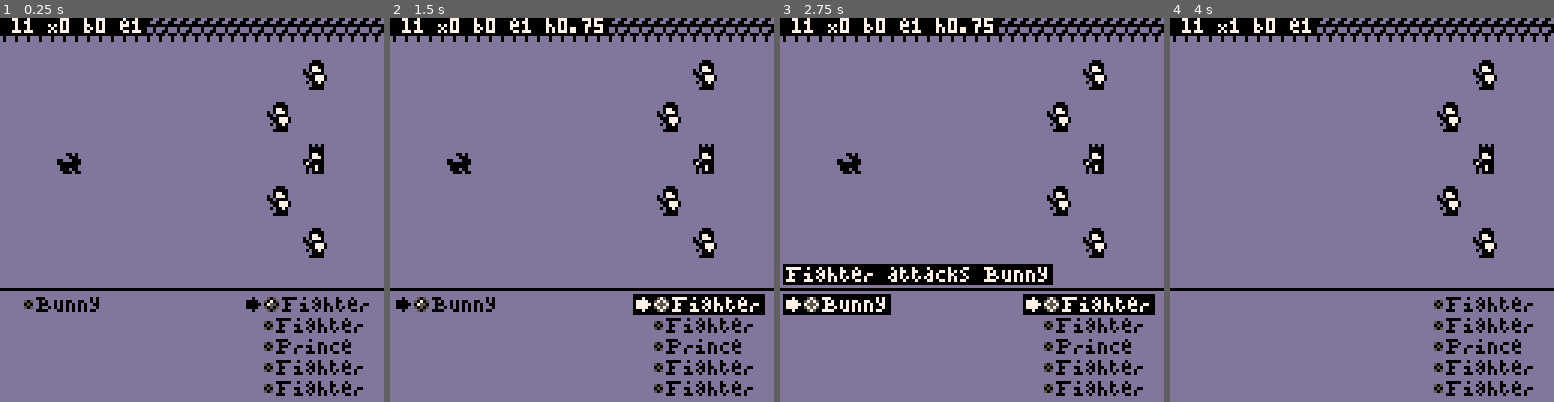
Above: before the commit, frames 1-4 (left to right).
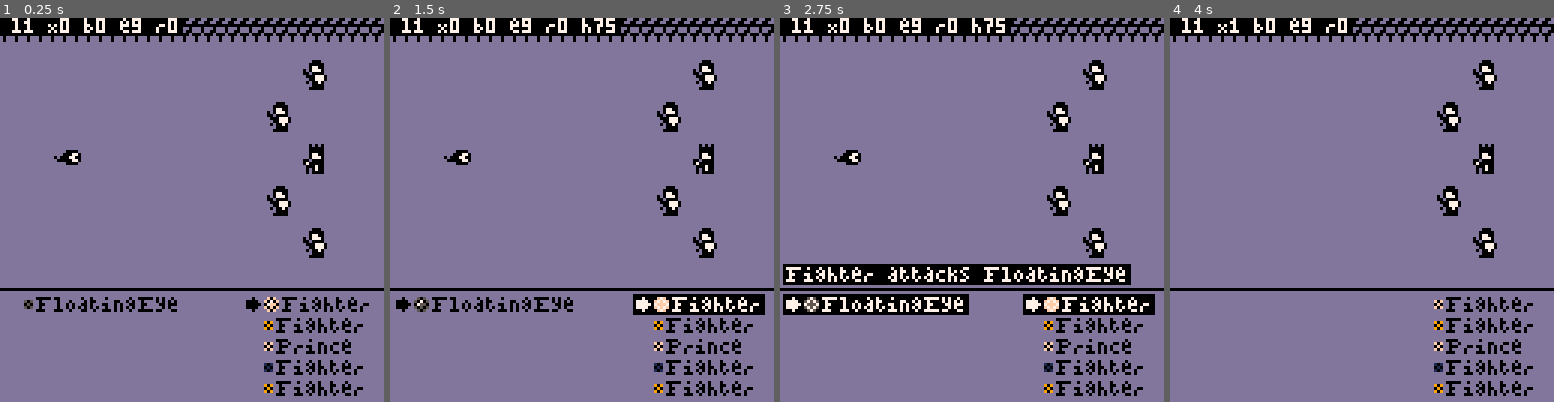
Above: after the commit, the same moments.

Repository: JohnAdamZiolkowski/Pico8-Hive
Game: PICO-8 cartridge prince/prince.p8
Same seed, same stepped clock (60 frames per second), same inputs: the game is played once before the commit and once after it.
Inputs:
- Up to frame 1 (0.25 s): no input
- Up to frame 2 (1.5 s): tap X (X key) at 0.33, 1.07 s; tap O (Z key) at 0.7 s
- Up to frame 3 (2.75 s): hold Right 1.6-2.1 s; tap O (Z key) at 1.7, 2.1, 2.5 s; tap X (X key) at 1.85 s; hold Up 2.15-2.42 s; hold Right from 2.47 s (still down)
- Up to frame 4 (4 s): tap O (Z key) at 2.9, 3.3, 3.7 s; tap X (X key) at 2.97 s; release Right at 3.03 s; hold Left 3.08-3.58 s; hold Down 3.63-3.97 s

The runs differ from the first frame. In frame 1, 1.3% of the frame differs, in the area x 11-73%, y 0-98%; in frame 2, 1.4%; in frame 3, 3.5%, in the area x 13-92%, y 0-98%; in frame 4, 0.4%.

Commit message:
keep a record of the player's luck and draw it with other stats

Diff:
--- a/prince/prince.p8
+++ b/prince/prince.p8
@@ -169,7 +169,7 @@
 	{i=7, n="^rand ^elem",
 	 o={"0", "4", "8", "10"},
  	v={1, 5, 9, 11},
-	 s=1},
+	 s=3},
 	{i=8, n="^rand ^enemy",
 	 o={"^off", "^on"},
  	v={false, true},
@@ -181,7 +181,7 @@
 	{i=10, n="^game over",
 	 o={"^new", "^cont."},
  	v={false, true},
-	 s=1}//2},
+	 s=2},
 }
 
 function set_up_settings()
@@ -470,6 +470,7 @@
  arena.party.score = 0
  arena.party.battles = 0
  arena.party.level = 1
+ arena.party.luck = 0
  if random_level then
   arena.party.level = rnd_int(1,#levels)
   if arena.party.level > 1 then
@@ -694,11 +695,12 @@
  	assert(target)
 
   local hit
+  local chance = get_hit_chance(attacker, target)
   if hit_chance != "on" then
    hit = hit_chance
   else
-   local chance = get_hit_chance(attacker, target)
    hit = rnd(1) < chance
+
    if is_prince(attacker.i) then
     if hit and turn==arena.party then
      //prince changes element
@@ -711,6 +713,21 @@
     end
    end
   end
+
+  if turn == arena.party then
+   if chance > 0.5 and not hit then
+    arena.party.luck -= chance-0.5
+   elseif chance < 0.5 and hit then
+    arena.party.luck += 0.5-chance
+   end
+  else
+   if chance < 0.5 and hit then
+    arena.party.luck -= 0.5-chance
+   elseif chance > 0.5 and not hit then
+    arena.party.luck += chance-0.5
+   end
+  end
+
   target.h = hit
  end
 
@@ -941,6 +958,7 @@
   	old_level = arena.party.level
   	arena.party.level = 1
   	arena.party.score = 0
+  	arena.party.luck = 0
   	if old_level > 2 then
   	 arena.party.level = old_level-2
   	 arena.party.score = lget(levels,arena.party.level)
@@ -1393,12 +1411,14 @@
  message = message.." x"..arena.party.score
  message = message.." b"..arena.party.battles
  message = message.." e"..#unlocked_elements
+ message = message.." r"..arena.party.luck
 
  if cur and cur.l and cur.l == opposition(turn) and cur.s and cur.s.i then
   local attacker = lget(turn,cur.s.i)
   local main_target = {t=lget(opposition(turn),cur.i)}
 
   local hit_chance = get_hit_chance(attacker, main_target)
+  hit_chance = sub(""..hit_chance*100,1,2)
   if hit_chance then
    message = message.." h"..hit_chance
   end
